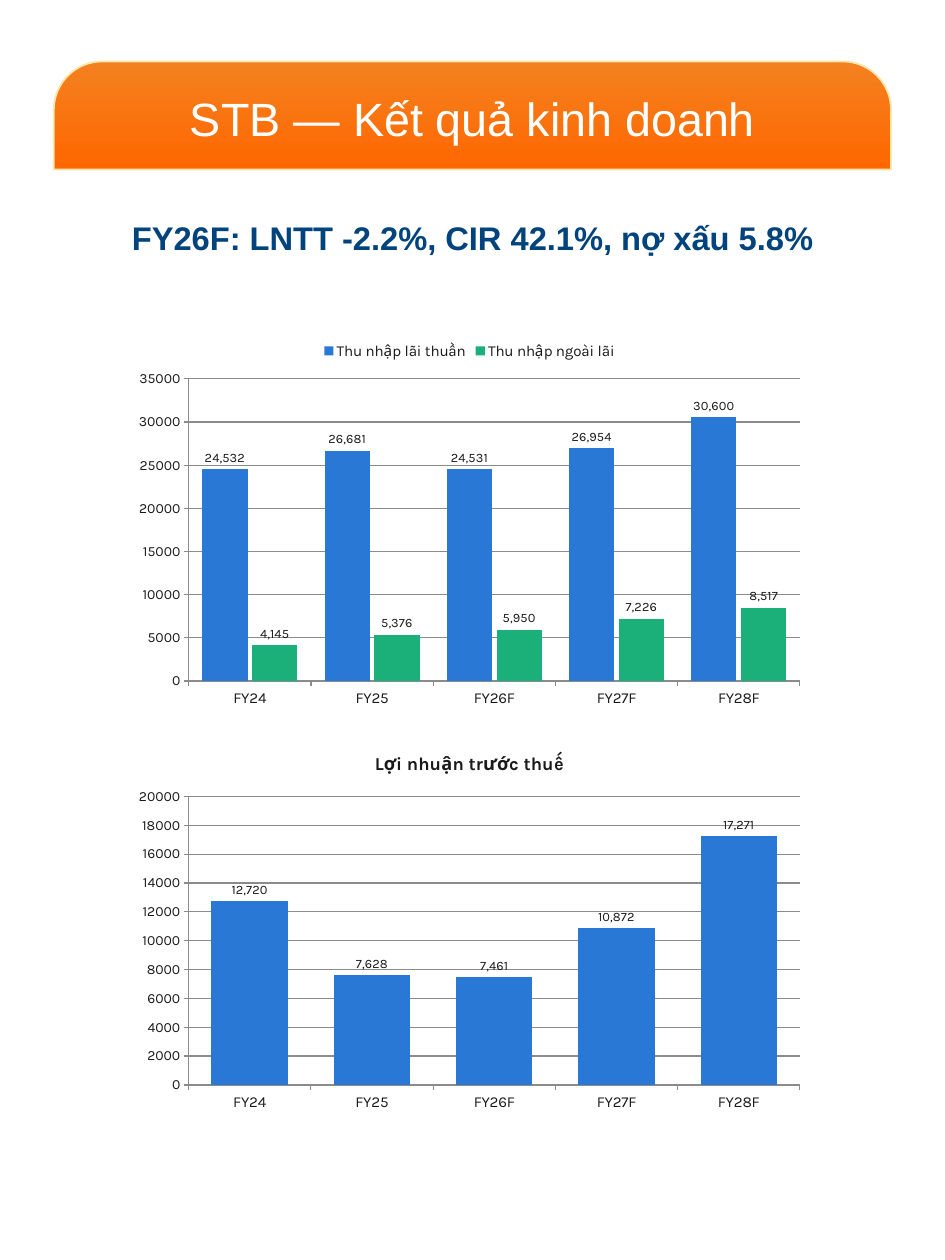
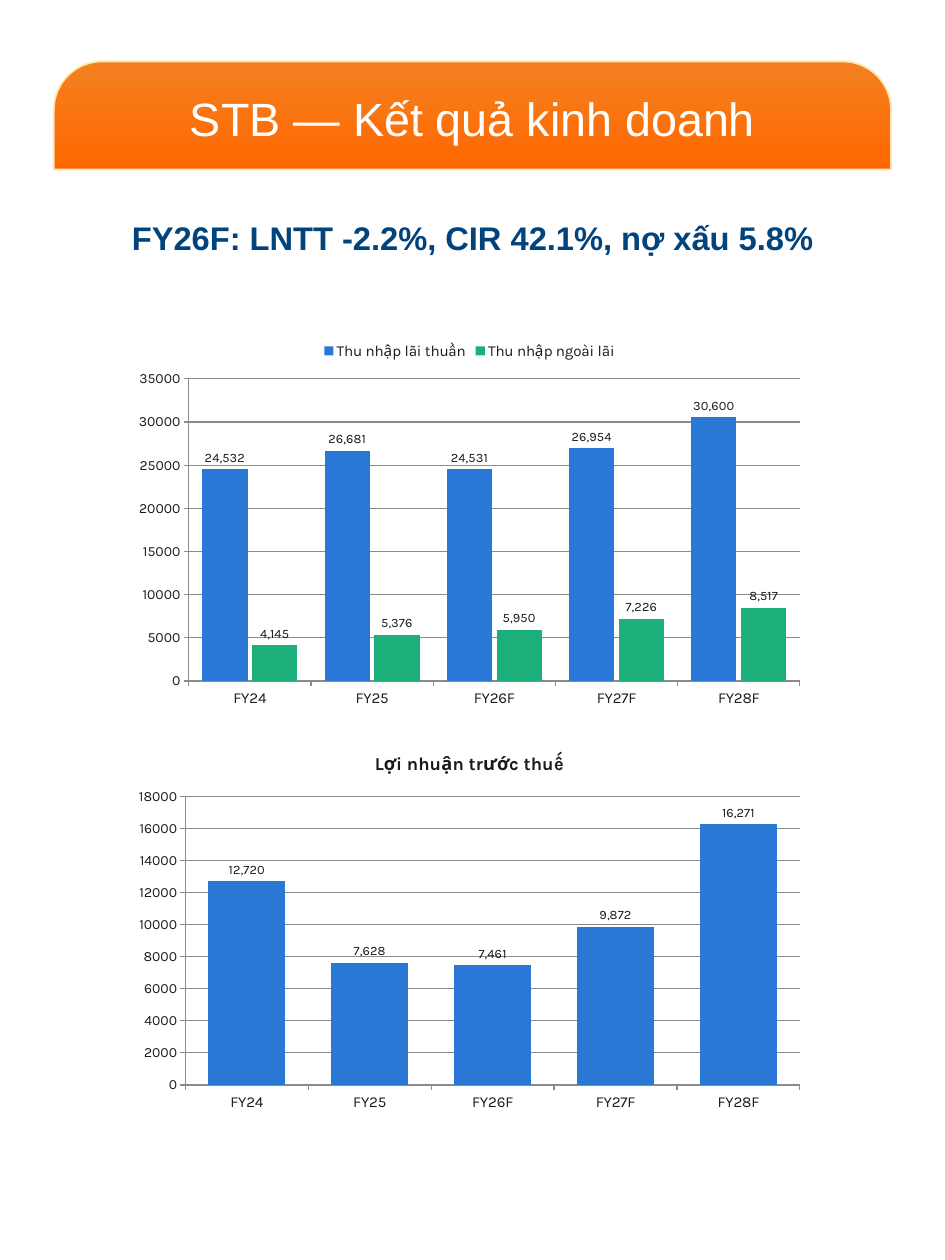
Before and after one commit to datquanton/verbose-guide, a slide deck: slide 8 of MASVN_Mobile_Report_STB_FPT_2Q26_EN_VN.pptx. Drawn at 945x1260 pixels with LibreOffice and Linux fonts; fonts in the diff are those of the drawing; background and template pictures are left out. Boxes give left, top, right and bottom in pixels: in the first picture for what was removed or moved away, otherwise in the second. Text is boxed around its words. In the diff, an @@ line names an element or a change of style, - is before the commit and + after.

```diff
--- a/MASVN_Mobile_Report_STB_FPT_2Q26_EN_VN.pptx
+++ b/MASVN_Mobile_Report_STB_FPT_2Q26_EN_VN.pptx
@@ column chart at box(125, 737, 814, 1119) @@
@@ Lợi nhuận trước thuế, FY27F: 10872 to 9872 @@
@@ Lợi nhuận trước thuế, FY28F: 17271 to 16271 @@
```
Also in this commit, not shown: 7 other slides changed, 14 other files.
